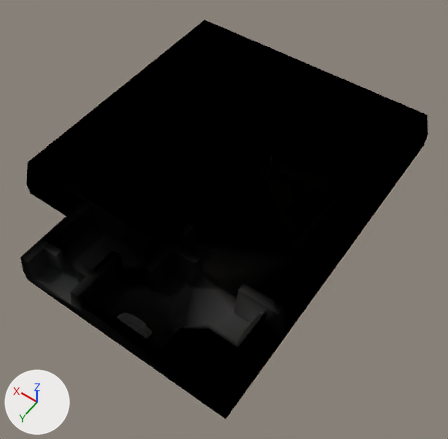
What one commit did to the Blender file conc.blend.
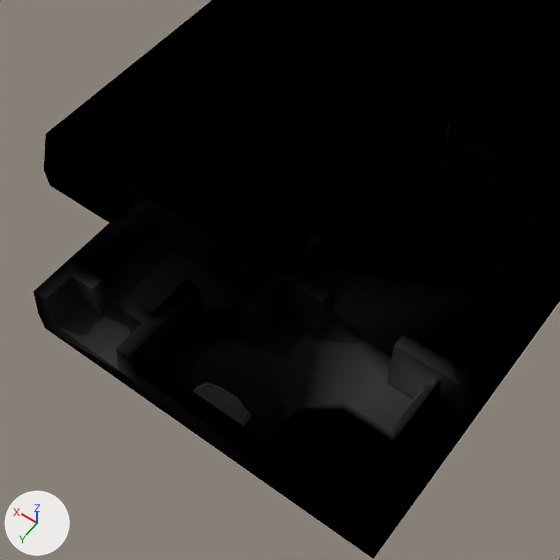
Each version is shown whole from a 50 mm camera at (-33.7, 49.6, 62.9) aimed at (-4.0, 7.9, -2.6), then close up on the part from 0% to 76% of the width and 19% to 96% of the height. The lights are fixed; the arrows at lower left show +X, +Y and +Z. The first two pictures are the older version.
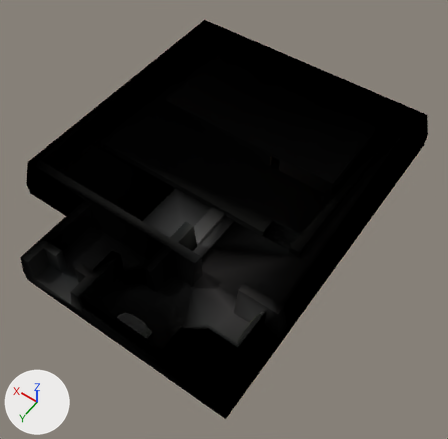
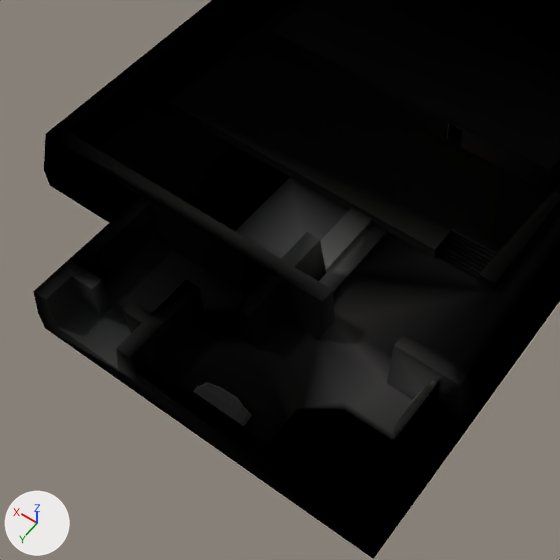
Diff of the bpy script that builds the scene:
```diff
--- a/conc.blend.py
+++ b/conc.blend.py
@@ me_cube_001 @@
 # used by ob_cube; location = (0.0, 0.0, 0.0)
-me_cube_001.from_pydata(...)  # 307 vertices, 477 faces; spans x -20.0..20.0, y -20.0..30.0, z -2.0..4.0
+me_cube_001.from_pydata(...)  # 362 vertices, 507 faces, 3 loose edges; spans x -20.0..20.0, y -20.0..30.0, z -2.0..4.0
+# me_cube_001 part 1: 32 vertices added at x -6.4..3.1, y 9.0..18.0, z 0.0..0.6
+# other edits to the shape of me_cube_001 do not show in these pictures
 me_cube_001.materials.append(mat_conc)
```

Boxes (x1, y1, x2, y2) around the edits, measured in the close-ups (560 x 560 px):
part 1 of me_cube_001, added
    after: (102, 103, 493, 321)
